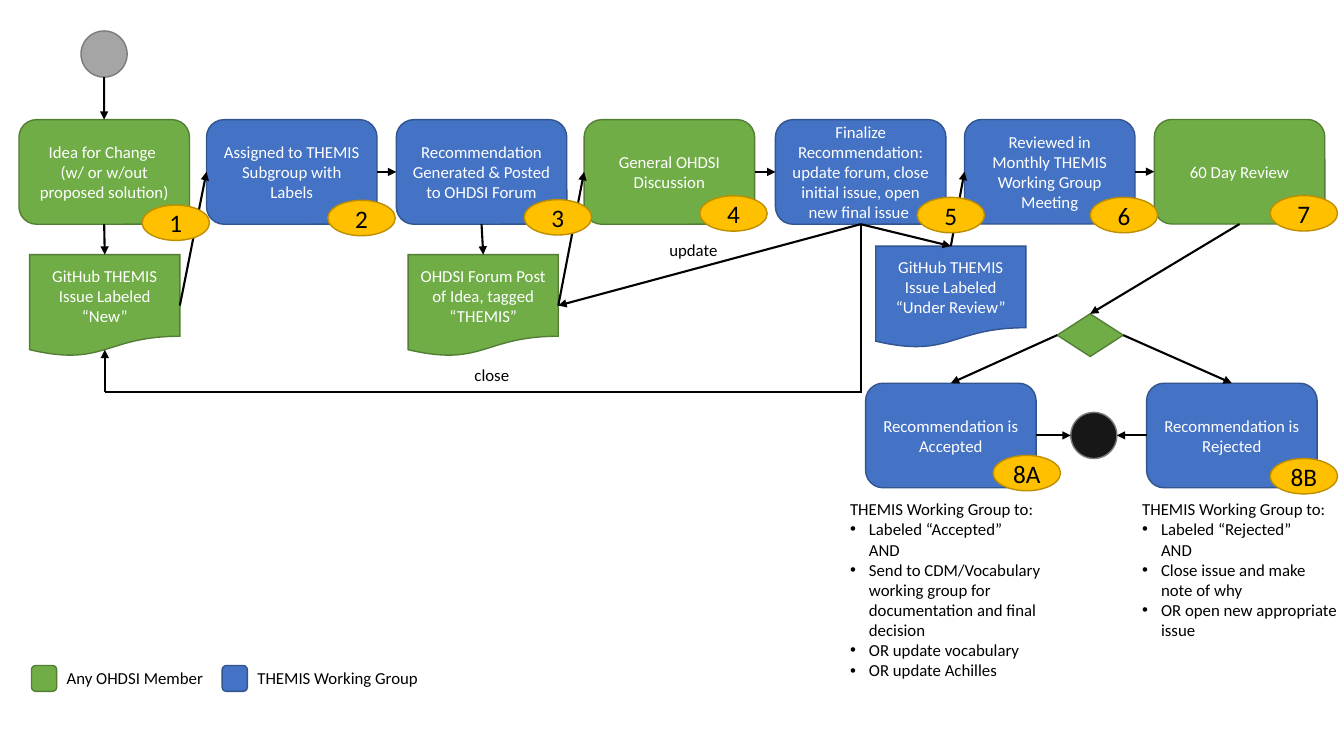
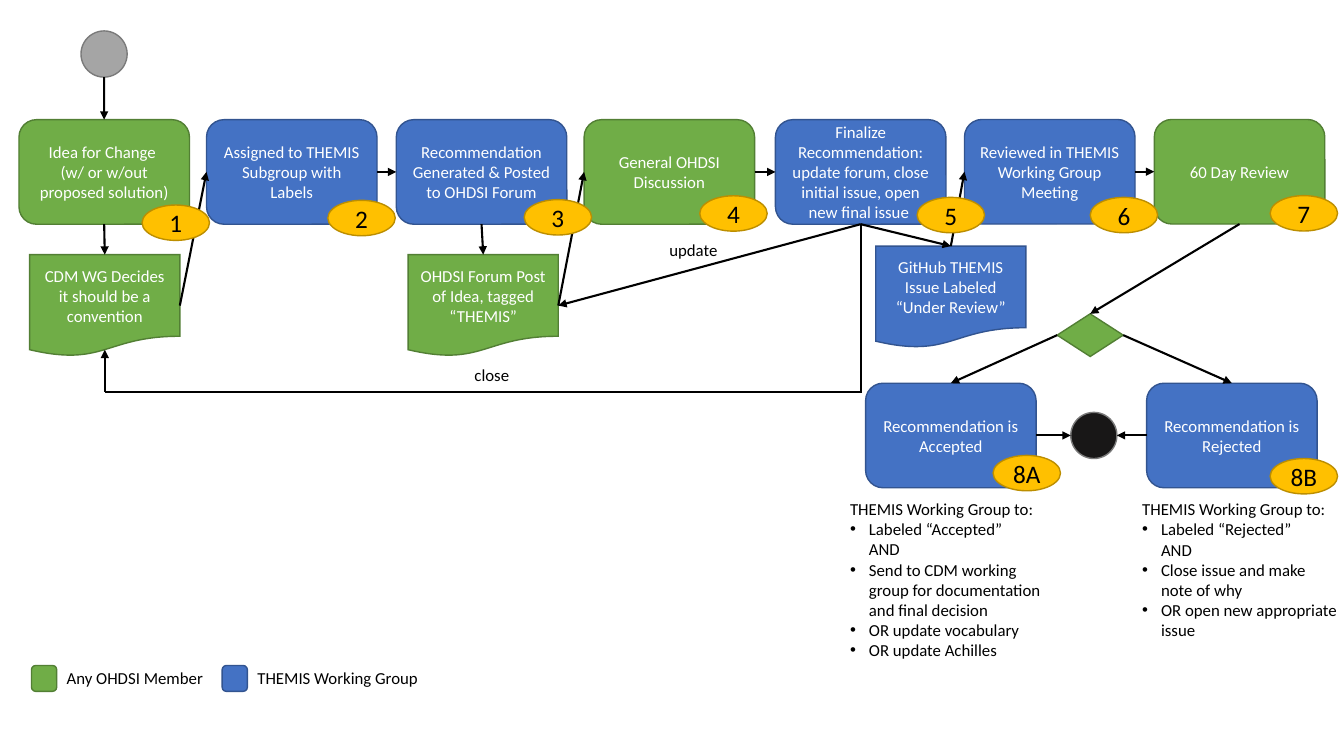
Before and after one commit to OHDSI/Themis, a slide deck: slide 1 of documentation/THEMIS WG Process Diagram.pptx. Drawn at 1344x756 pixels with LibreOffice and Linux fonts; fonts in the diff are those of the drawing. Boxes give left, top, right and bottom in pixels: in the first picture for what was removed or moved away, otherwise in the second. Text is boxed around its words. In the diff, an @@ line names an element or a change of style, - is before the commit and + after.

```diff
--- a/documentation/THEMIS WG Process Diagram.pptx
+++ b/documentation/THEMIS WG Process Diagram.pptx
@@ text in rounded rectangle at (x1=980, y1=146, x2=1119, y2=201): text changed @@
-Reviewed in Monthly THEMIS Working Group Meeting
+Reviewed in THEMIS Working Group Meeting
@@ text in flow chart document at (x1=45, y1=270, x2=164, y2=322): text changed @@
-GitHub THEMIS Issue Labeled “New”
+CDM WG Decides it should be a convention
@@ text at (x1=869, y1=564, x2=1040, y2=616): text changed @@
-• Send to CDM/Vocabulary working group for documentation and final decision
+• Send to CDM working group for documentation and final decision
```
Also in this commit, not shown: 2 other files.
